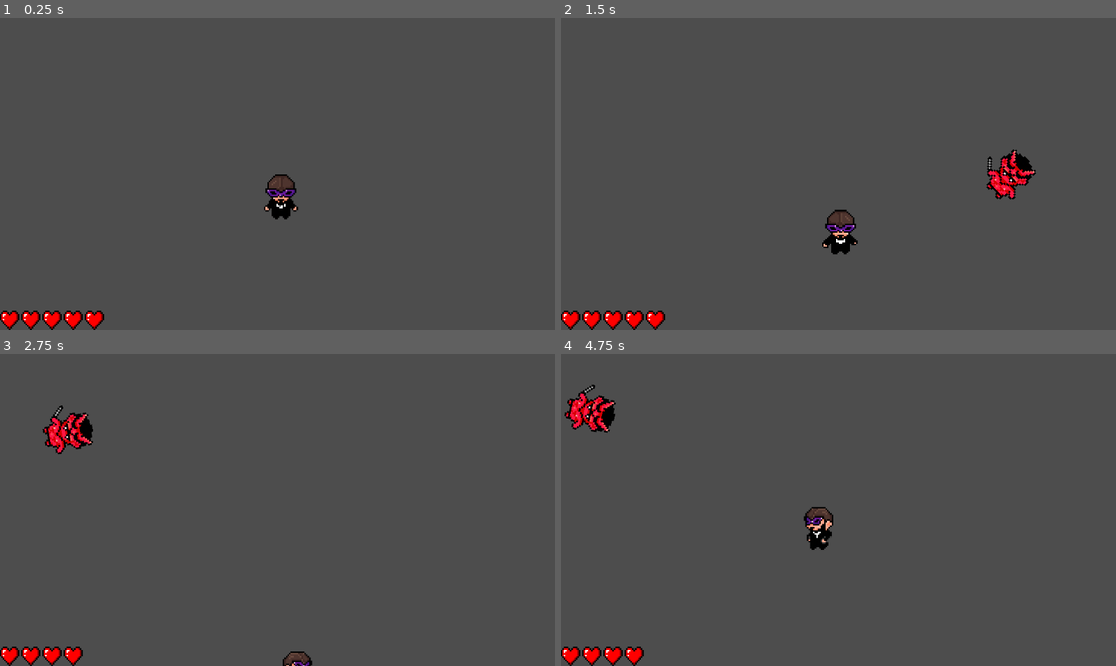
Above: before the commit, frames 1-4 (two rows, left to right).
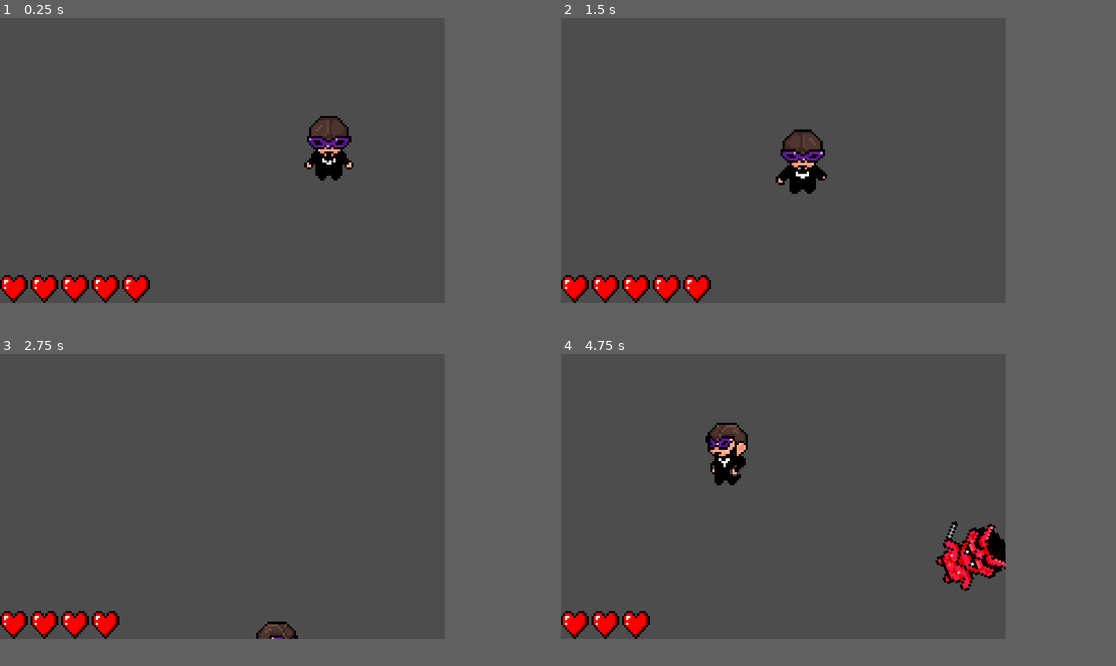
Above: after the commit, the same moments.

Repository: MuriloZF/ggj26
Game: Godot game, scene res://boss_fight.tscn
Same seed, same stepped clock (60 frames per second), same inputs: the game is played once before the commit and once after it. Before the commit the project has no main scene; this scene is started directly in both runs.
Inputs (mouse positions are in pixels of both pictures, inside the frame that each line leads up to):
- Up to frame 1 (0.25 s): no input
- Up to frame 2 (1.5 s): move the mouse to (960, 158) at 0.52 s; hold D (right) 0.53-1.28 s; move the mouse to (727, 189) at 1.27 s; hold S (down) from 1.28 s (still down)
- Up to frame 3 (2.75 s): move the mouse to (333, 441) at 2.02 s; release S (down) at 2.03 s; hold D (right) from 2.03 s (still down)
- Up to frame 4 (4.75 s): move the mouse to (810, 572) at 2.77 s; release D (right) at 2.78 s; hold W (up) 2.78-3.53 s; move the mouse to (1005, 556) at 3.52 s; hold A (left) from 3.53 s (still down); move the mouse to (672, 463) at 4.27 s
In our replay, the window is 799x449 before the commit and 640x410 after it. These sizes can differ from the game's own. Grey fills any space a smaller window leaves; there, only what the larger window draws over its background counts as a difference.

The runs differ from the first frame. In frame 1, 4.1% of the frame differs, in the area x 0-64%, y 31-100%; in frame 2, 5.0%; in frame 3, 3.2%; in frame 4, 5.7%, in the area x 0-81%, y 9-100%.

Commit message:
Boss fight + menu

Diff:
--- a/boss_fight.gd
+++ b/boss_fight.gd
@@ -1,9 +1,46 @@
 extends Node
 @export var maskScene : PackedScene = preload("res://mask.tscn")
+@onready var player: CharacterBody2D = $player
+
+enum difficult{
+	easy,
+	medium,
+	hard,
+	very_hard
+}
+
+var difficultLevel
 
 func _ready():
+	setDifficult()
+	update_difficult()
 	$fightTimer.start()
 	$maskTimer.start()
+
+func setDifficult():
+	if player.win == 2:
+		difficultLevel = difficult.easy
+	elif player.win <= 4:
+		difficultLevel = difficult.medium
+	elif player.win <= 7:
+		difficultLevel = difficult.hard
+	else:
+		difficultLevel = difficult.very_hard
+
+func update_difficult():
+	match difficultLevel:
+		difficult.easy:
+			$fightTimer.wait_time = 15
+			$maskTimer.wait_time = 0.5
+		difficult.medium:
+			$fightTimer.wait_time = 20
+			$maskTimer.wait_time = 0.4
+		difficult.hard:
+			$fightTimer.wait_time = 25
+			$maskTimer.wait_time = 0.3
+		difficult.very_hard:
+			$fightTimer.wait_time = 30
+			$maskTimer.wait_time = 0.2
 
 func end_fight():
 	get_tree().call_group("mask", "queue_free")
@@ -23,4 +60,5 @@
 
 func _on_fight_timer_timeout() -> void:
 	$maskTimer.stop()
+	player.win += player.win
 	pass # finish battle
--- a/boss_fight.tscn
+++ b/boss_fight.tscn
@@ -13,30 +13,30 @@
 }
 point_count = 38
 
-[node name="bossFight" type="Node"]
+[node name="bossFight" type="Node" unique_id=1538606412]
 script = ExtResource("1_bhtn8")
 
-[node name="player" parent="." groups=["player"] instance=ExtResource("2_n65jo")]
+[node name="player" parent="." unique_id=1059292938 groups=["player"] instance=ExtResource("2_n65jo")]
 position = Vector2(546, 572)
 
-[node name="maskPath" type="Path2D" parent="."]
+[node name="maskPath" type="Path2D" parent="." unique_id=196395472]
 curve = SubResource("Curve2D_n65jo")
 
-[node name="maskSpawnLocation" type="PathFollow2D" parent="maskPath"]
+[node name="maskSpawnLocation" type="PathFollow2D" parent="maskPath" unique_id=1741596408]
 position = Vector2(16, 8)
 rotation = -1.735945
 
-[node name="maskTimer" type="Timer" parent="."]
+[node name="maskTimer" type="Timer" parent="." unique_id=1928605989]
 wait_time = 0.5
 
-[node name="fightTimer" type="Timer" parent="."]
+[node name="fightTimer" type="Timer" parent="." unique_id=1132559763]
 wait_time = 15.0
 one_shot = true
 autostart = true
 
-[node name="healthCanvas" type="CanvasLayer" parent="."]
+[node name="healthCanvas" type="CanvasLayer" parent="." unique_id=2095752868]
 
-[node name="heartContainer" type="HBoxContainer" parent="healthCanvas"]
+[node name="heartContainer" type="HBoxContainer" parent="healthCanvas" unique_id=207016810]
 anchors_preset = 2
 anchor_top = 1.0
 anchor_bottom = 1.0
@@ -45,38 +45,38 @@
 grow_vertical = 0
 script = ExtResource("3_nq0y5")
 
-[node name="heart1" type="TextureRect" parent="healthCanvas/heartContainer"]
+[node name="heart1" type="TextureRect" parent="healthCanvas/heartContainer" unique_id=1458713410]
 layout_mode = 2
 texture = ExtResource("3_n65jo")
 expand_mode = 3
 
-[node name="heart2" type="TextureRect" parent="healthCanvas/heartContainer"]
+[node name="heart2" type="TextureRect" parent="healthCanvas/heartContainer" unique_id=1941749731]
 layout_mode = 2
 texture = ExtResource("3_n65jo")
 expand_mode = 3
 
-[node name="heart3" type="TextureRect" parent="healthCanvas/heartContainer"]
+[node name="heart3" type="TextureRect" parent="healthCanvas/heartContainer" unique_id=32470505]
 layout_mode = 2
 texture = ExtResource("3_n65jo")
 expand_mode = 3
 
-[node name="heart4" type="TextureRect" parent="healthCanvas/heartContainer"]
+[node name="heart4" type="TextureRect" parent="healthCanvas/heartContainer" unique_id=901000200]
 layout_mode = 2
 texture = ExtResource("3_n65jo")
 expand_mode = 3
 
-[node name="heart5" type="TextureRect" parent="healthCanvas/heartContainer"]
+[node name="heart5" type="TextureRect" parent="healthCanvas/heartContainer" unique_id=1713524593]
 layout_mode = 2
 texture = ExtResource("3_n65jo")
 expand_mode = 3
 
-[node name="mask" parent="." instance=ExtResource("5_47mo0")]
+[node name="mask" parent="." unique_id=1318665288 instance=ExtResource("5_47mo0")]
 collision_mask = 0
 
-[node name="playerCamera" parent="." instance=ExtResource("6_y2k5v")]
+[node name="playerCamera" parent="." unique_id=1988768514 instance=ExtResource("6_y2k5v")]
 offset = Vector2(0, 450)
 process_callback = 0
-position_smoothing_speed = 10.0
+limit_bottom = 410
 
 [connection signal="timeout" from="maskTimer" to="." method="_on_mask_timer_timeout"]
 [connection signal="timeout" from="fightTimer" to="." method="_on_fight_timer_timeout"]
--- /dev/null
+++ b/menu.gd
@@ -0,0 +1,15 @@
+extends Node2D
+
+var dentro_da_area := false
+
+func _process(delta: float) -> void:
+	var mouse_pos = get_global_mouse_position()
+	$mouse.position = mouse_pos
+	if dentro_da_area and Input.is_action_just_pressed("select"):
+		get_tree().change_scene_to_file("res://boss_fight.tscn")
+
+func _on_jogar_area_entered(area: Area2D) -> void:
+	dentro_da_area = true
+
+func _on_jogar_area_exited(area: Area2D) -> void:
+	dentro_da_area = false
--- /dev/null
+++ b/menu.tscn
@@ -0,0 +1,25 @@
+[gd_scene format=3 uid="uid://cjk1n87sq2igu"]
+
+[ext_resource type="Script" uid="uid://dtrl1syrxm23i" path="res://menu.gd" id="1_lti8b"]
+
+[sub_resource type="RectangleShape2D" id="RectangleShape2D_vsb4k"]
+size = Vector2(212, 144)
+
+[sub_resource type="CircleShape2D" id="CircleShape2D_lti8b"]
+
+[node name="menu" type="Node2D" unique_id=1712200405]
+script = ExtResource("1_lti8b")
+
+[node name="jogar" type="Area2D" parent="." unique_id=609705094]
+
+[node name="CollisionShape2D" type="CollisionShape2D" parent="jogar" unique_id=948214476]
+position = Vector2(551, 293)
+shape = SubResource("RectangleShape2D_vsb4k")
+
+[node name="mouse" type="Area2D" parent="." unique_id=875788932]
+
+[node name="CollisionShape2D" type="CollisionShape2D" parent="mouse" unique_id=855394081]
+shape = SubResource("CircleShape2D_lti8b")
+
+[connection signal="area_entered" from="jogar" to="." method="_on_jogar_area_entered"]
+[connection signal="area_exited" from="jogar" to="." method="_on_jogar_area_exited"]
--- a/player.gd
+++ b/player.gd
@@ -2,6 +2,7 @@
 signal collision
 @export var speed = 400
 @export var health = 5
+@export var win = 0
 
 func _ready():
 	pass
--- a/player.tscn
+++ b/player.tscn
@@ -65,16 +65,16 @@
 radius = 47.0
 height = 104.0
 
-[node name="player" type="CharacterBody2D"]
+[node name="player" type="CharacterBody2D" unique_id=1600938323]
 collision_mask = 2
 script = ExtResource("1_onrkg")
 
-[node name="playerAnimation" type="AnimatedSprite2D" parent="."]
+[node name="playerAnimation" type="AnimatedSprite2D" parent="." unique_id=117091531]
 scale = Vector2(0.1, 0.1)
 sprite_frames = SubResource("SpriteFrames_hqtel")
 animation = &"up"
 frame = 2
 frame_progress = 0.19349793
 
-[node name="playerCollision" type="CollisionShape2D" parent="." groups=["player"]]
+[node name="playerCollision" type="CollisionShape2D" parent="." unique_id=1419439050 groups=["player"]]
 shape = SubResource("CapsuleShape2D_sweqy")
--- a/player_camera.gd
+++ b/player_camera.gd
@@ -11,3 +11,7 @@
 func get_target():
 	var nodes = get_tree().get_nodes_in_group("player")
 	target = nodes[0]
+
+	if(nodes.size() == 0):
+		push_error("Player NOT found")
+		return
--- a/player_camera.tscn
+++ b/player_camera.tscn
@@ -1,10 +1,9 @@
-[gd_scene load_steps=2 format=3 uid="uid://itefsw05f2dw"]
+[gd_scene format=3 uid="uid://itefsw05f2dw"]
 
 [ext_resource type="Script" uid="uid://doo1j2v4njusy" path="res://player_camera.gd" id="1_agiyq"]
 
-[node name="playerCamera" type="Camera2D"]
+[node name="playerCamera" type="Camera2D" unique_id=967377075]
 limit_left = 0
-limit_bottom = 410
 limit_smoothed = true
 position_smoothing_enabled = true
 script = ExtResource("1_agiyq")
--- a/project.godot
+++ b/project.godot
@@ -8,11 +8,22 @@
 
 config_version=5
 
+[animation]
+
+compatibility/default_parent_skeleton_in_mesh_instance_3d=true
+
 [application]
 
 config/name="Hannya"
-config/features=PackedStringArray("4.5", "GL Compatibility")
+run/main_scene="uid://cjk1n87sq2igu"
+config/features=PackedStringArray("4.6", "GL Compatibility")
 config/icon="res://icon.svg"
+
+[display]
+
+window/size/viewport_width=640
+window/size/viewport_height=410
+window/size/mode=3
 
 [input]
 
@@ -57,6 +68,12 @@
 ]
 }
 
+[layer_names]
+
+2d_render/size/mode=0
+2d_render/size/viewport_height=648
+2d_render/size/viewport_width=1152
+
 [rendering]
 
 renderer/rendering_method="gl_compatibility"
Not shown: 1 places in boss_fight.tscn that only renumber resources
Not shown, added: menu.gd.uid
Not shown: 1 places in player.tscn that only renumber resources
